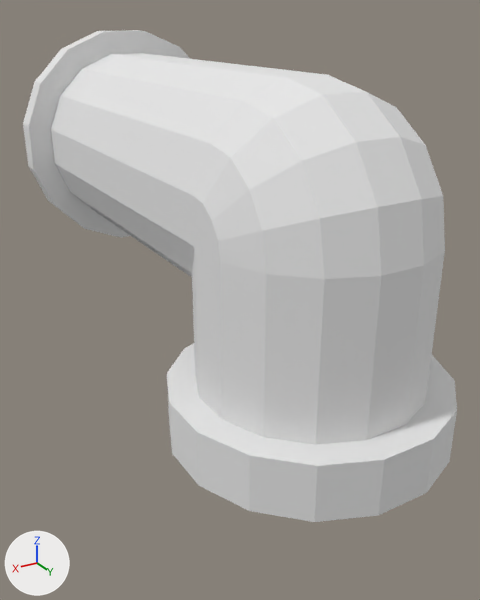
A saved change to the OBJ model models/pipeworks_spigot.obj.
One viewpoint serves both versions: a 50 mm camera at (0.391, 0.506, 0.176) aimed at (0.004, -0.14, -0.147). Arrows for +X, +Y and +Z are at lower left; the lights stay in place. Where no turn or scale is listed for an object, it has been applied to the vertices.

Names of what the first picture shows: 'pipe.000_Cylinder.001'.
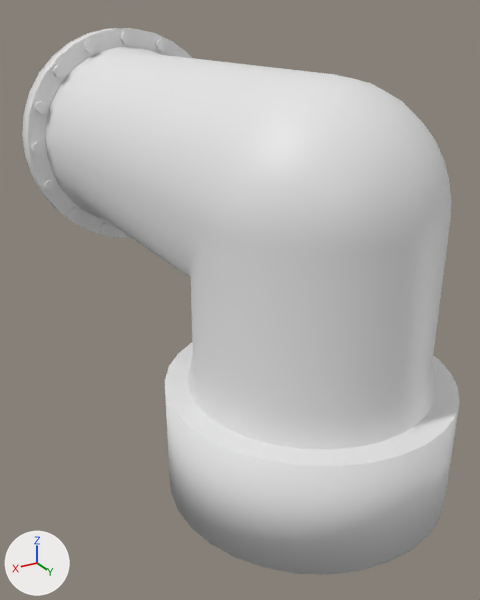
Pixel boxes [x1, y1, x2, y2] of what changed, in the pictures (480 x 600 px):
'pipe.000_Cylinder.001', reshaped (11% taller)
    before: [23, 30, 457, 522]
    after: [22, 28, 460, 575]
part 1 of me_pipe_000_cylinder_001, added
    after: [22, 28, 192, 238]
part 2 of me_pipe_000_cylinder_001, added
    after: [165, 342, 460, 575]
part 3 of me_pipe_000_cylinder_001, rebuilt
    before: [51, 53, 445, 445]
    after: [45, 47, 451, 450]
part 4 of me_pipe_000_cylinder_001, deleted
    before: [167, 343, 457, 522]
part 5 of me_pipe_000_cylinder_001, built on
    before: [23, 30, 190, 237]
    after: [32, 32, 168, 235]

The edits, one by one:
me_pipe_000_cylinder_001 is used by ob_pipe_000_cylinder_001; location (0.0, 0.0, 0.0).
me_pipe_000_cylinder_001 had 154 vertices, 164 faces and spanned x -0.153..0.153, y -0.5..0.153, z -0.25..0.153.
me_pipe_000_cylinder_001 no longer uses material mat_metal (white #e7e7e7).
me_pipe_000_cylinder_001 now has 627 vertices, 458 faces and spans x -0.156..0.156, y -0.5..0.156, z -0.312..0.156.
me_pipe_000_cylinder_001 part 1: a new loose piece, a 32-sided cylinder along y spanning x -0.156..0.156, y -0.5..-0.469, z -0.156..0.156.
me_pipe_000_cylinder_001 part 2: a new loose piece, a 32-sided cylinder along z spanning x -0.156..0.156, y -0.156..0.156, z -0.312..-0.187.
me_pipe_000_cylinder_001 part 3: the loose piece of 86 vertices spanning x -0.123..0.123, y -0.469..0.123, z -0.247..0.123 is rebuilt with 307 vertices and now spans x -0.132..0.132, y -0.469..0.132, z -0.188..0.132.
me_pipe_000_cylinder_001 part 4: the loose piece of 34 vertices spanning x -0.153..0.153, y -0.153..0.153, z -0.25..-0.187 is deleted.
Part 5, on me_pipe_000_cylinder_001:
34 vertices are removed from x -0.153..0.153, y -0.5..-0.469, z -0.153..0.153.
48 faces are deleted.
96 vertices are added at x -0.152..0.152, y -0.469, z -0.152..0.152.
96 new vertices lie (0.0, 0.008, 0.0) away from vertices in x -0.152..0.152, y -0.469, z -0.152..0.152.
112 new faces join them.
